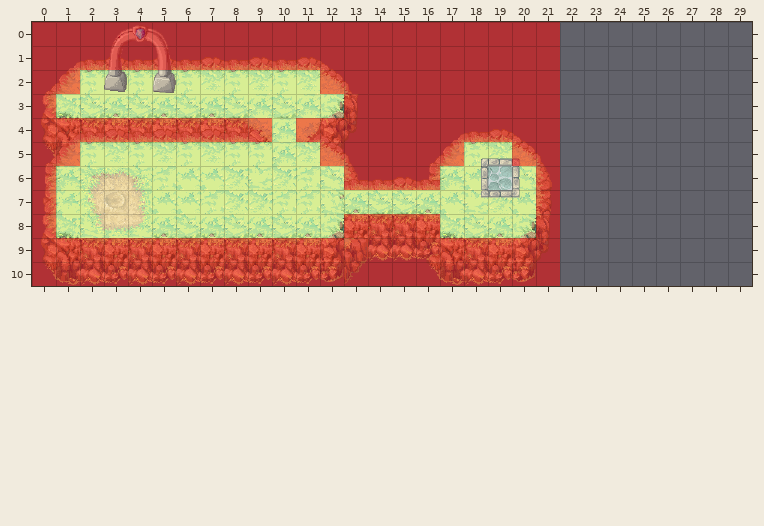
An edit to a level. Tiled map, src/main/resources/maps/introMap3.tmx. That is the earlier state.
Cells are 32x32 px. Shown: x 0..29, y 0..10. The old version is drawn lined up with the new one.
Now the later version:
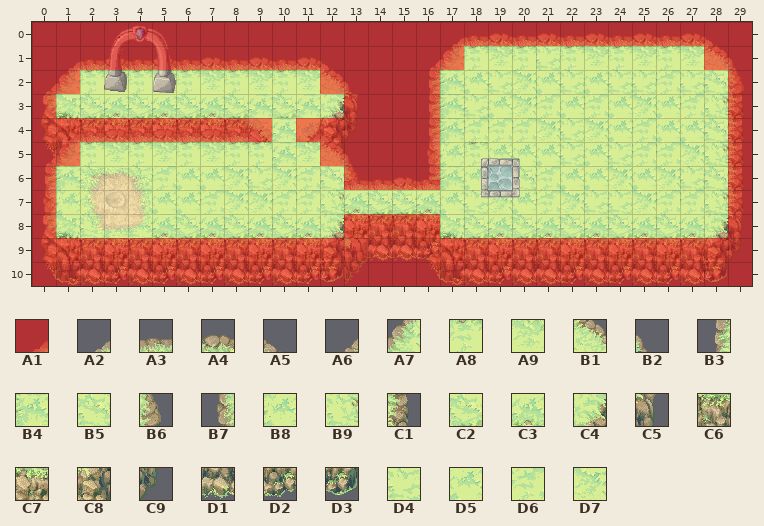
Key: from "collision_tiles": A1 0; from "grassland_cliff_tiles": A2 2, A3 3, A4 4, A5 5, A6 16, A7 17, A8 18, A9 19, B1 20, B2 21, B3 31, B4 32, B5 35, B6 36, B7 46, B8 47, B9 50, C1 51, C2 63, C3 64, C4 65, C5 66, C6 78, C7 79, C8 80, C9 81, D1 93, D2 94, D3 95; from "grassland_ground_tiles": D4 43, D5 44, D6 64, D7 65.
__ is an empty cell.
See-through tiles are keyed as they look on the map.
Changes in this commit:
{"change": "map size 22x11 -> 30x11 cells"}
{"where": "layer \"Ground\""}
{"y":0,"x":17,"old":"__ __ __ __ __ __ __ __ __ __ __ __","new":"A2 A3 A4 A3 A4 A3 A4 A3 A4 A3 A4 A5"}
{"y":1,"x":16,"old":"__ __ __ __ __ __ __ __ __ __ __ __ __ __","new":"A6 A7 A8 A9 A8 D4 A8 A9 A8 A9 A8 A9 B1 B2"}
{"y":2,"x":16,"old":"__ __ __ __ __ __ __ __ __ __ __ __ __ __","new":"B3 B4 D5 D4 D7 D5 D4 D5 D4 D4 D6 D4 B5 B6"}
{"y":3,"x":16,"old":"__ __ __ __ __ __ __ __ __ __ __ __ __ __","new":"B3 B4 D4 D5 D7 D6 D5 D6 D5 D7 D5 D6 B9 C1"}
{"y":4,"x":16,"old":"__ A2 A3 A4 A5 __ __ __ __ __ __ __ __ __","new":"B3 B4 D6 D6 D6 D7 D4 D7 D5 D6 D5 D5 B5 C1"}
{"y":5,"x":16,"old":"A6 A7","new":"B7 B8"}
{"y":5,"x":19,"old":"A9 B1 B2 __ __ __ __ __ __ __ __","new":"D5 D5 D5 D4 D5 D4 D6 D6 D7 B9 C1"}
{"y":6,"x":21,"old":"B6 __ __ __ __ __ __ __ __","new":"D6 D5 D5 D7 D5 D7 D4 B5 C1"}
{"y":7,"x":21,"old":"C1 __ __ __ __ __ __ __ __","new":"D6 D7 D4 D4 D7 D6 D6 B9 C1"}
{"y":8,"x":20,"old":"C4 C5 __ __ __ __ __ __ __ __","new":"C2 C3 C2 C3 C2 C3 C2 C3 C4 C5"}
{"y":9,"x":20,"old":"C8 C9 __ __ __ __ __ __ __ __","new":"C6 C6 C7 C6 C7 C6 C7 C6 C8 C9"}
{"y":10,"x":20,"old":"D3 __ __ __ __ __ __ __ __","new":"D1 D1 D2 D1 D2 D1 D2 D1 D3"}
{"where": "layer \"Collisions\""}
{"y":0,"x":22,"old":"__ __ __ __ __ __ __ __","new":"A1 A1 A1 A1 A1 A1 A1 A1"}
{"y":1,"x":18,"old":"A1 A1 A1 A1","new":"__ __ __ __"}
{"y":1,"x":28,"old":"__ __","new":"A1 A1"}
{"y":2,"x":17,"old":"A1 A1 A1 A1 A1","new":"__ __ __ __ __"}
{"y":2,"x":29,"old":"__","new":"A1"}
{"y":3,"x":17,"old":"A1 A1 A1 A1 A1","new":"__ __ __ __ __"}
{"y":3,"x":29,"old":"__","new":"A1"}
{"y":4,"x":17,"old":"A1 A1 A1 A1 A1","new":"__ __ __ __ __"}
{"y":4,"x":29,"old":"__","new":"A1"}
{"y":5,"x":17,"old":"A1","new":"__"}
{"y":5,"x":20,"old":"A1 A1","new":"__ __"}
{"y":5,"x":29,"old":"__","new":"A1"}
{"y":6,"x":21,"old":"A1","new":"__"}
{"y":6,"x":29,"old":"__","new":"A1"}
{"y":7,"x":21,"old":"A1","new":"__"}
{"y":7,"x":29,"old":"__","new":"A1"}
{"y":8,"x":21,"old":"A1","new":"__"}
{"y":8,"x":29,"old":"__","new":"A1"}
{"y":9,"x":22,"old":"__ __ __ __ __ __ __ __","new":"A1 A1 A1 A1 A1 A1 A1 A1"}
{"y":10,"x":22,"old":"__ __ __ __ __ __ __ __","new":"A1 A1 A1 A1 A1 A1 A1 A1"}
{"label":"changed","picture_box":[427,22,752,286]}
